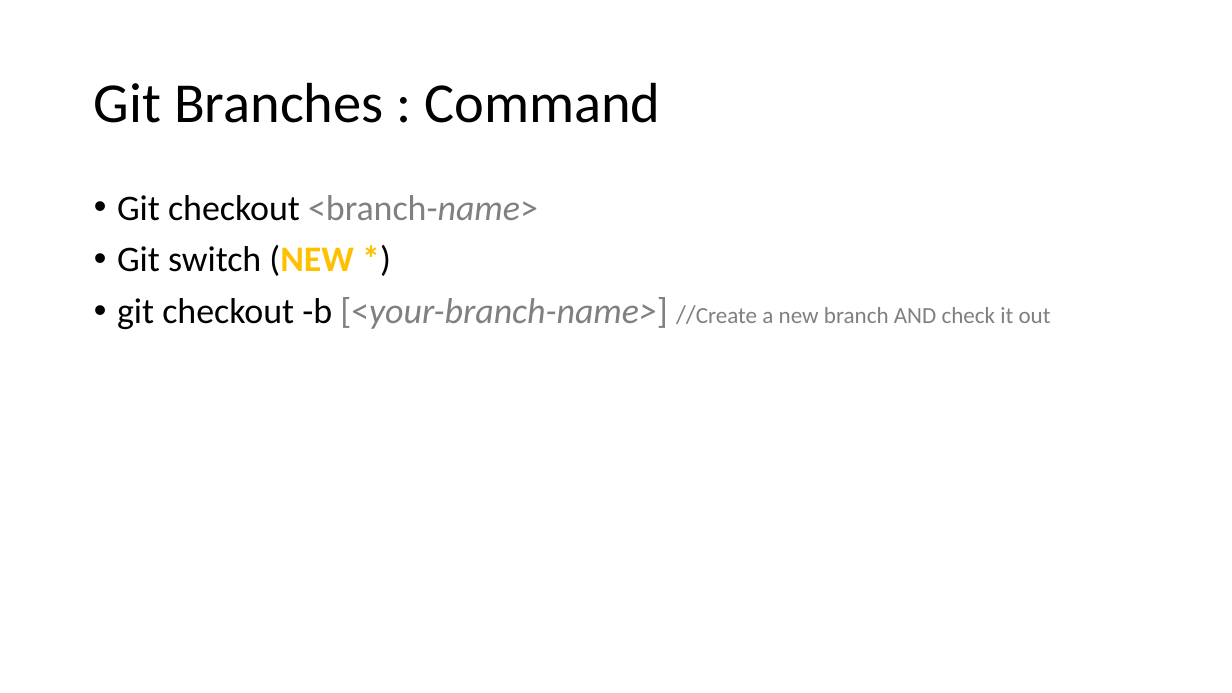
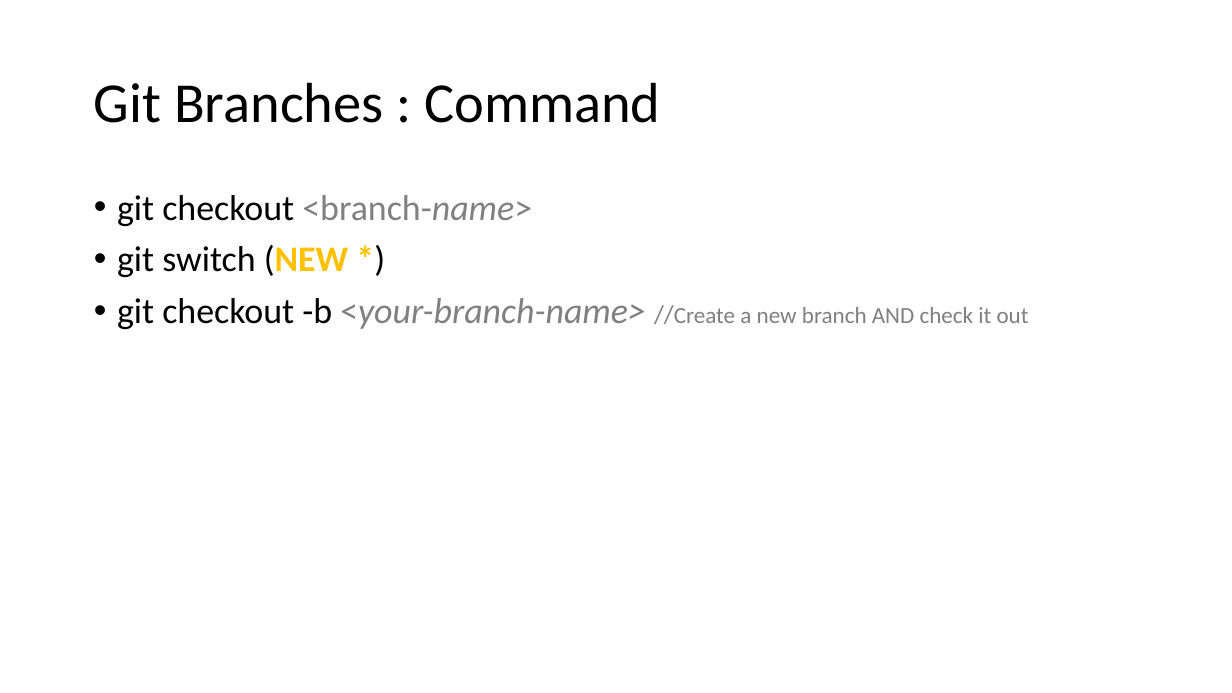
Before and after one commit to fmontazeri/Knowledeg, a slide deck: slide 5 of GitLearning.pptx. Drawn at 1232x693 pixels with LibreOffice and Linux fonts; fonts in the diff are those of the drawing. Boxes give left, top, right and bottom in pixels: in the first picture for what was removed or moved away, otherwise in the second. Text is boxed around its words. In the diff, an @@ line names an element or a change of style, - is before the commit and + after.

```diff
--- a/GitLearning.pptx
+++ b/GitLearning.pptx
@@ text at bbox=[117, 195, 1029, 329]: text changed @@
-• Git checkout <branch-name>
-• Git switch (NEW *)
-• git checkout -b [<your-branch-name>] //Create a new branch AND check it out
+• git checkout <branch-name>
+• git switch (NEW *)
+• git checkout -b <your-branch-name> //Create a new branch AND check it out
```
Also in this commit, not shown: 3 other slides changed, 5 slides added, 1 slide removed.
